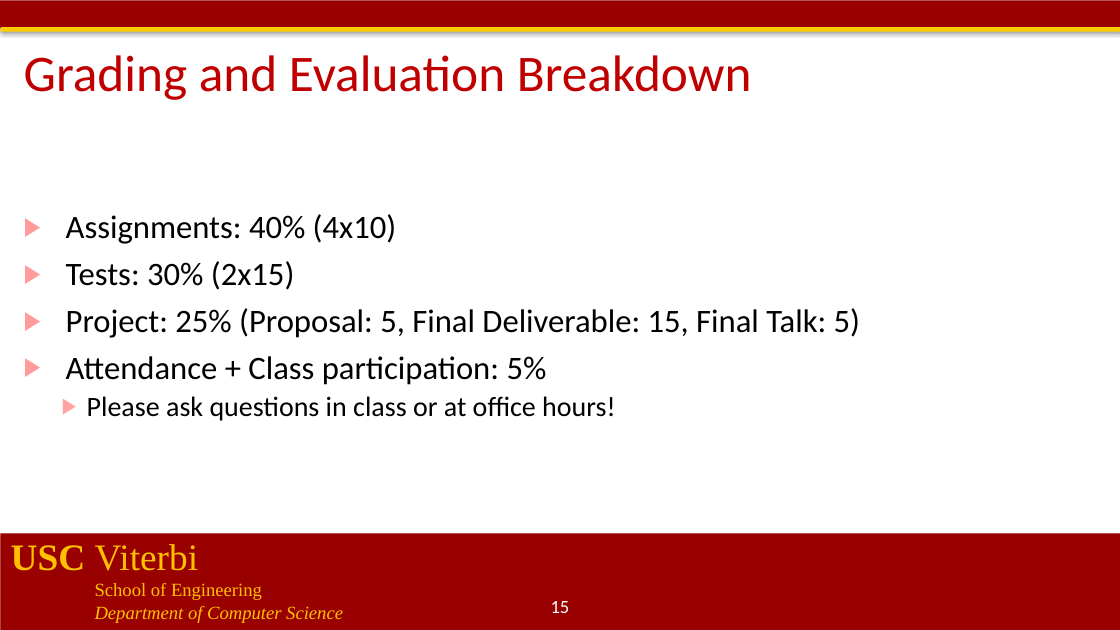
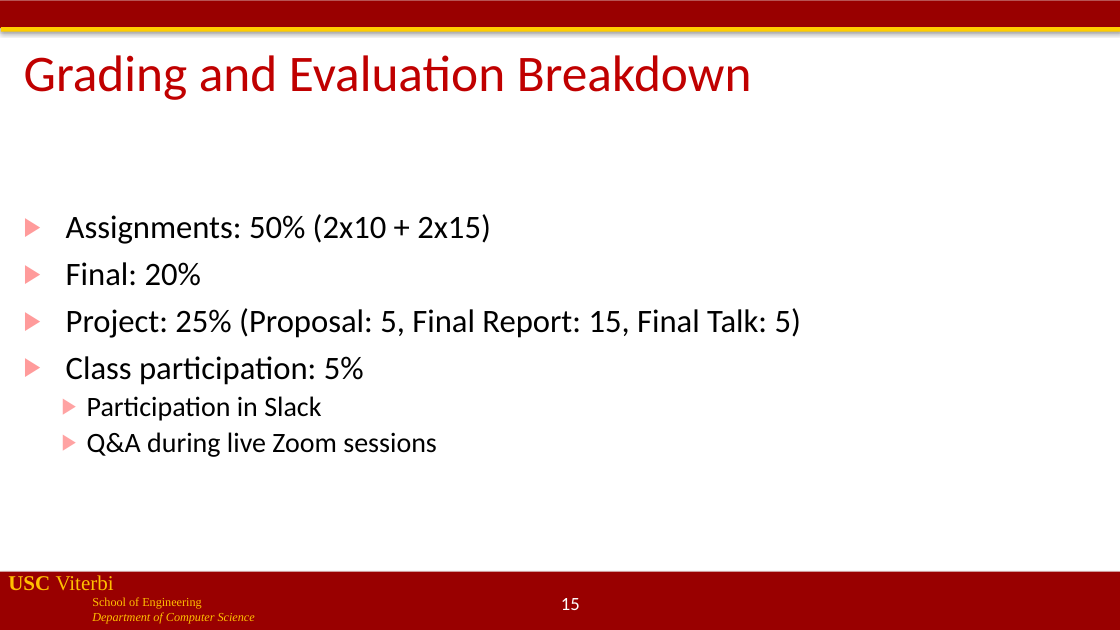
Before and after one commit to jdeshmukh/jdeshmukh.github.io, a slide deck: slide 15 of teaching/cs513-autocps-fall-2020/course-intro.pptx. Drawn at 1120x630 pixels with LibreOffice and Linux fonts; fonts in the diff are those of the drawing; background and template pictures are left out. Boxes give left, top, right and bottom in pixels: in the first picture for what was removed or moved away, otherwise in the second. Text is boxed around its words. In the diff, an @@ line names an element or a change of style, - is before the commit and + after.

```diff
--- a/teaching/cs513-autocps-fall-2020/course-intro.pptx
+++ b/teaching/cs513-autocps-fall-2020/course-intro.pptx
@@ text at (66,214,801,457): text changed @@
-▶ Assignments: 40% (4x10)
-▶ Tests: 30% (2x15)
-▶ Project: 25% (Proposal: 5, Final Deliverable: 15, Final Talk: 5)
-▶ Attendance + Class participation: 5%
-  ▶ Please ask questions in class or at office hours!
+▶ Assignments: 50% (2x10 + 2x15)
+▶ Final: 20%
+▶ Project: 25% (Proposal: 5, Final Report: 15, Final Talk: 5)
+▶ Class participation: 5%
+  ▶ Participation in Slack
+  ▶ Q&A during live Zoom sessions
@@ text "USC Viterbi": place and size @@
-text "USC Viterbi" at (11,544,343,623)
+text "USC Viterbi" at (8,575,255,624)
@@ text "USC Viterbi" at (8,575,255,624): size 32 to 18 pt in "USC Viterbi"; size 16 to 10.5 pt in "School of Engineering", "Department of Computer Science" @@
@@ rectangle: place and size @@
-rectangle at (0,534,1120,630)
+rectangle at (0,572,1120,630)
@@ page number: place and size @@
-page number at (551,601,570,613)
+page number at (561,598,580,610)
```
Also in this commit, not shown: 18 other slides changed.
